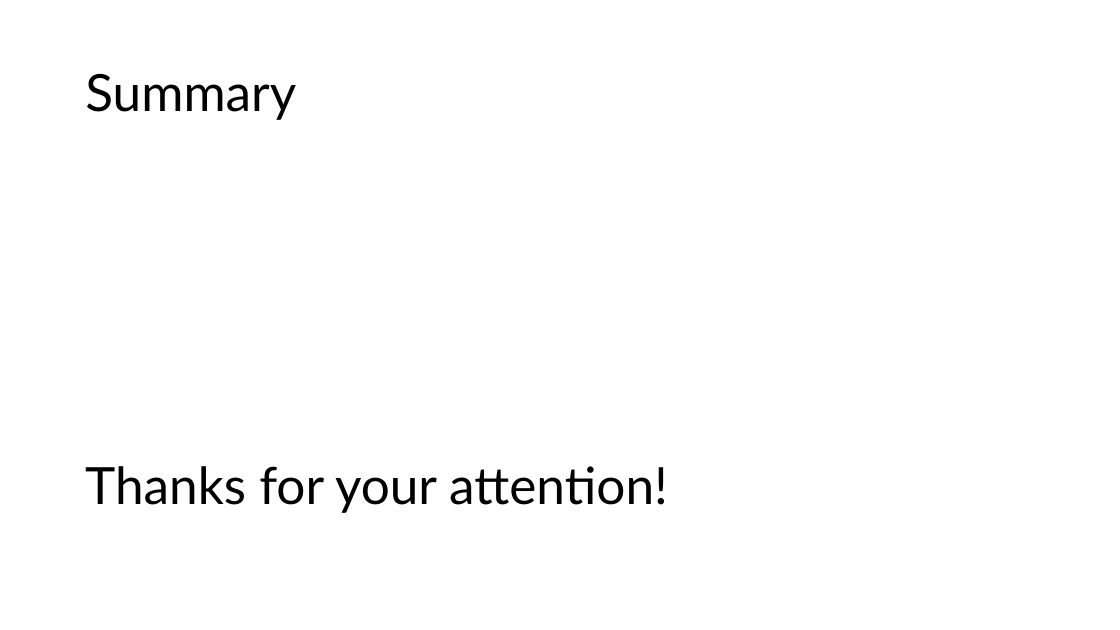
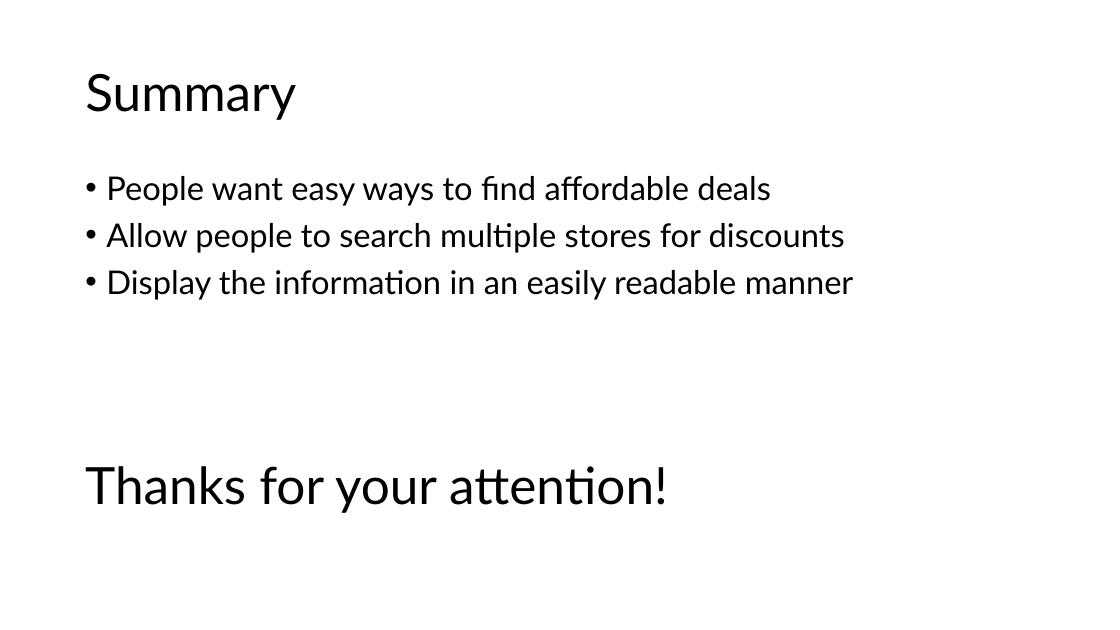
Before and after one commit to xe640/PY-oop, a slide deck: slide 5 of _via_pyuml2026_group07_pw1.pptx. Drawn at 1120x630 pixels with LibreOffice and Linux fonts; fonts in the diff are those of the drawing. Boxes give left, top, right and bottom in pixels: in the first picture for what was removed or moved away, otherwise in the second. Text is boxed around its words. In the diff, an @@ line names an element or a change of style, - is before the commit and + after.

```diff
--- a/_via_pyuml2026_group07_pw1.pptx
+++ b/_via_pyuml2026_group07_pw1.pptx
@@ text added at [106,176,854,300], 28 pt, text #000000 @@
+• People want easy ways to find affordable deals
+• Allow people to search multiple stores for discounts
+• Display the information in an easily readable manner
```
Also in this commit, not shown: 2 other slides changed, 2 slides added, 2 slides removed, 1 other file.
